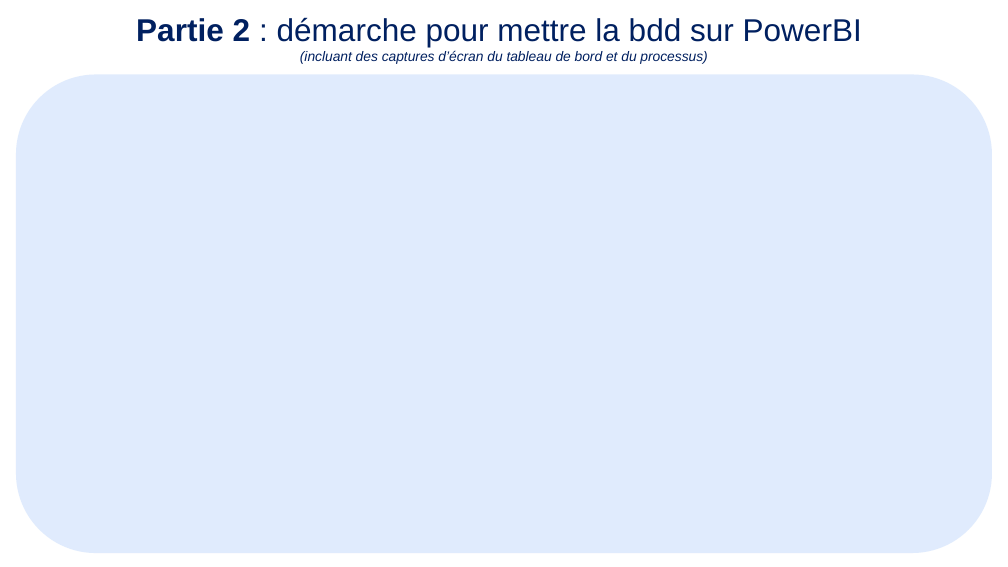
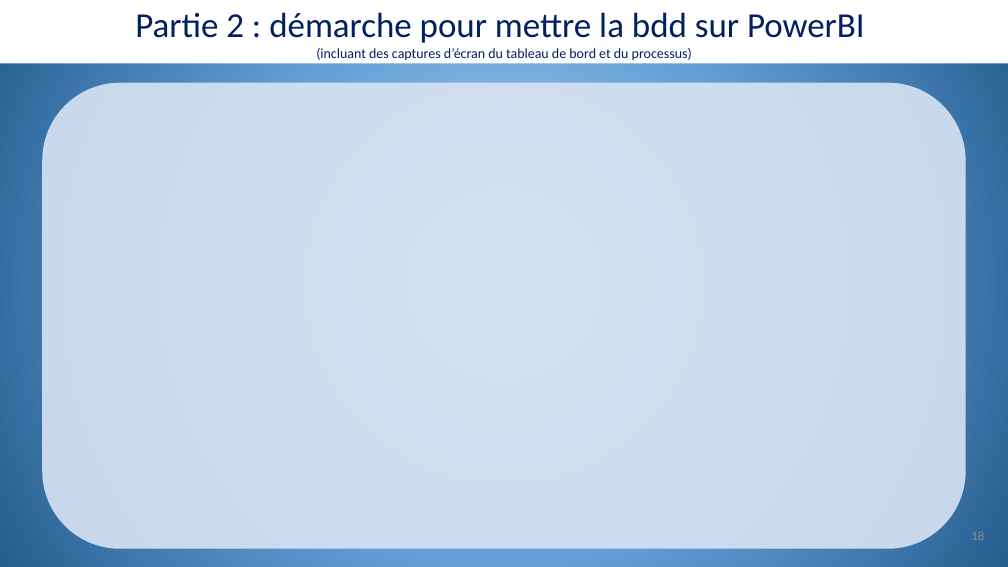
Before and after one commit to merais/formation, a slide deck: slide 18 of P7_Concevez_et_analysez_une_base_de_donnees_nosql_aymeric_bailleul/_projets/ABAI_P7_01_presentation_20251104.pptx (slide 14 before the commit). Drawn at 1008x567 pixels with LibreOffice and Linux fonts; fonts in the diff are those of the drawing. Boxes give left, top, right and bottom in pixels: in the first picture for what was removed or moved away, otherwise in the second. Text is boxed around its words. In the diff, an @@ line names an element or a change of style, - is before the commit and + after.

Commit message:
feat(P7): Ajout analyses MongoDB avec Polars et dashboard Power BI
- Ajout fonction identifier_quartiers_plus_fort_taux_reservation_par_mois
- Correction fonction calculer_densite_logements_par_quartier (replace_strict)
- Configuration affichage complet des tableaux Polars
- Ajout dashboard Power BI avec visualisations

```diff
--- a/P7_Concevez_et_analysez_une_base_de_donnees_nosql_aymeric_bailleul/_projets/ABAI_P7_01_presentation_20251104.pptx
+++ b/P7_Concevez_et_analysez_une_base_de_donnees_nosql_aymeric_bailleul/_projets/ABAI_P7_01_presentation_20251104.pptx
@@ background #FFFFFF to gradient #BDD7EE to #63A0D7 to #255E91 @@
@@ title "Partie 2 : démarche pour ...": place and size @@
-title "Partie 2 : démarche pour ..." at (136,17,862,64)
+title "Partie 2 : démarche pour ..." at (0,0,1008,64)
@@ title "Partie 2 : démarche pour ..." at (0,0,1008,64): size 22.5 to 25 pt in "Partie 2 : démarche pour mettre la ..."; size 9.9 to 10 pt, italic off in "(incluant des captures d’écran du tableau de ..."; font Arial to Calibri; bold off in "Partie 2"; vertical alignment top to middle; fill none to #FFFFFF @@
@@ rounded rectangle: place and size @@
-rounded rectangle at (16,75,992,553)
+rounded rectangle at (42,83,966,548)
@@ rounded rectangle at (42,83,966,548): fill #D9E7FD at 80% opacity to #DAE3F3 at 90% opacity @@
@@ page number added at (972,531,985,540), 9 pt, text #8C8C8C @@
+18
```
Also in this commit, not shown: 13 other slides changed, 5 slides added, 1 slide removed, 2 other files.
